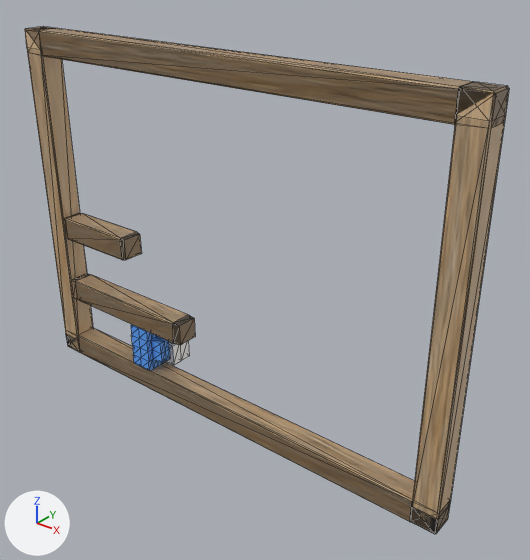
One commit to the Blender file MapEditor/Stages9/Stages9.blend: the scene before it, then after it.
Both versions are drawn from a 50 mm lens placed at (43.4, -37.7, 37.7), pointed at (11.7, 2.0, 13.1). Arrows for +X, +Y and +Z are at lower left; the lights stay in place. The first picture is the older version. Mesh edges are drawn as thin lines.

Objects in the first picture: 'NormalBlock.001', 'NormalBlock.002', 'NormalBlock.003', 'NormalBlock.004', 'NormalBlock.010', 'NormalBlock.055', 'PlayerCore', 'StartHouse'.
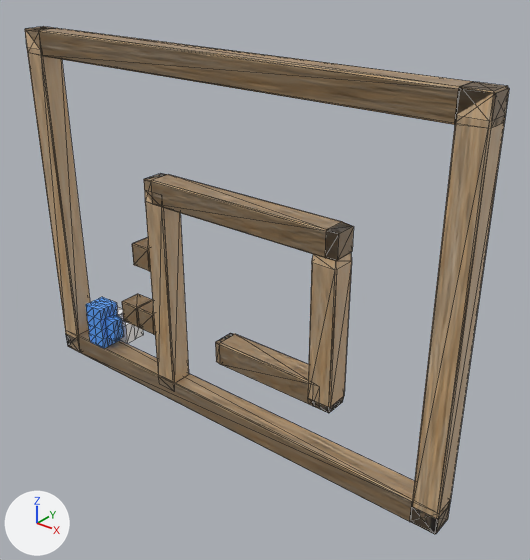
Boxes [x1, y1, x2, y2] around the edits, measured in the pictures (530 x 560 px):
'NormalBlock.055', moved, rescaled (54% narrower, 58% shorter): before [412, 82, 508, 534]; after [145, 192, 189, 383]
'NormalBlock.002', moved, rescaled (22% narrower, 529% taller): before [71, 274, 195, 345]; after [412, 82, 508, 534]
'NormalBlock.003', moved, rescaled (167% wider, 83% taller): before [64, 213, 142, 260]; after [144, 173, 354, 260]
'NormalBlock.005', added (brown): after [308, 253, 352, 413]
'NormalBlock.006', added (brown): after [215, 333, 317, 407]
'PlayerCore', moved: before [131, 324, 170, 371]; after [86, 297, 123, 348]
'StartHouse', moved: before [166, 341, 189, 365]; after [117, 306, 143, 343]
'NormalBlock.008', added (brown): after [122, 294, 153, 327]
'NormalBlock.009', added (brown): after [132, 237, 150, 271]
'NormalBlock.007', added (brown): after [138, 301, 155, 335]

The edits, one by one:
Picture 'woodTex.png.007' (img_woodtex_png_007) is new.
Picture 'NormalMap.png.007' (img_normalmap_png_007) is new.
Picture 'NormalMap.png.006' (img_normalmap_png_006) is new.
Picture 'woodTex.png.006' (img_woodtex_png_006) is new.
Picture 'NormalMap.png.005' (img_normalmap_png_005) is new.
Picture 'woodTex.png.005' (img_woodtex_png_005) is new.
Picture 'NormalMap.png.004' (img_normalmap_png_004) is new.
Picture 'woodTex.png.004' (img_woodtex_png_004) is new.
Picture 'woodTex.png.003' (img_woodtex_png_003) is new.
Picture 'NormalMap.png.003' (img_normalmap_png_003) is new.
Material 'Material.009' (mat_material_009) is new.
Uses the picture img_normalmap_png_007.
Uses the picture img_woodtex_png_007.
Material 'Material.008' (mat_material_008) is new.
Uses the picture img_normalmap_png_006.
Uses the picture img_woodtex_png_006.
Material 'Material.007' (mat_material_007) is new.
Uses the picture img_normalmap_png_005.
Uses the picture img_woodtex_png_005.
Material 'Material.006' (mat_material_006) is new.
Uses the picture img_normalmap_png_004.
Uses the picture img_woodtex_png_004.
Material 'Material.005' (mat_material_005) is new.
Uses the picture img_normalmap_png_003.
Uses the picture img_woodtex_png_003.
Mesh me_cube_010 is new.
It has 24 vertices, 44 faces and spans x -1.0..1.0, y -1.0..1.0, z -1.0..1.0.
It uses material mat_material_009.
Mesh me_cube_009 is new.
It has 24 vertices, 44 faces and spans x -1.0..1.0, y -1.0..1.0, z -1.0..1.0.
It uses material mat_material_008.
Mesh me_cube_008 is new.
It has 24 vertices, 44 faces and spans x -1.0..1.0, y -1.0..1.0, z -1.0..1.0.
It uses material mat_material_007.
Mesh me_cube_007 is new.
It has 24 vertices, 44 faces and spans x -1.0..1.0, y -1.0..1.0, z -1.0..1.0.
It uses material mat_material_006.
Mesh me_cube_006 is new.
It has 24 vertices, 44 faces and spans x -1.0..1.0, y -1.0..1.0, z -1.0..1.0.
It uses material mat_material_005.
Object 'PlayerCore' (ob_playercore) moves from (0.0, 0.0, 4.0) to (-6.13, 0.0, 4.0).
Object 'StartHouse' (ob_starthouse) moves from (0.0, 2.0, 3.0) to (-6.13, 2.0, 3.0).
Object 'NormalBlock.055' (ob_normalblock_055) moves from (28.0, 0.0, 15.0) to (3.0, 0.0, 10.0).
Object 'NormalBlock.055' (ob_normalblock_055) is rescaled from (1.0, 15.0, 1.0) to (1.0, 9.0, 1.0).
Object 'NormalBlock.002' (ob_normalblock_002) moves from (-2.0, 0.0, 7.0) to (28.0, 0.0, 15.0).
Object 'NormalBlock.002' (ob_normalblock_002) is rescaled from (7.0, 1.0, 1.0) to (1.0, 15.0, 1.0).
Object 'NormalBlock.003' (ob_normalblock_003) moves from (-5.0, 0.0, 13.06) to (11.0, 0.0, 19.0).
Object 'NormalBlock.003' (ob_normalblock_003) is rescaled from (4.0, 1.0, 1.0) to (9.0, 1.0, 1.0).
Object 'NormalBlock.009' (ob_normalblock_009) is new; it shows me_cube_010.
Its location is (1.0, 0.0, 13.0).
Its rotation in degrees is (90, 0, -180).
Object 'NormalBlock.008' (ob_normalblock_008) is new; it shows me_cube_009.
Its location is (-1.0, 0.0, 7.0).
Its rotation in degrees is (90, 0, -180).
Object 'NormalBlock.007' (ob_normalblock_007) is new; it shows me_cube_008.
Its location is (1.0, 0.0, 7.0).
Its rotation in degrees is (90, 0, -180).
Object 'NormalBlock.006' (ob_normalblock_006) is new; it shows me_cube_007.
Its location is (14.0, 0.0, 7.0).
Its rotation in degrees is (90, 0, -180).
Its scale is (5.0, 1.0, 1.0).
Object 'NormalBlock.005' (ob_normalblock_005) is new; it shows me_cube_006.
Its location is (19.0, 0.0, 12.0).
Its rotation in degrees is (90, 0, -180).
Its scale is (1.0, 6.0, 1.0).
